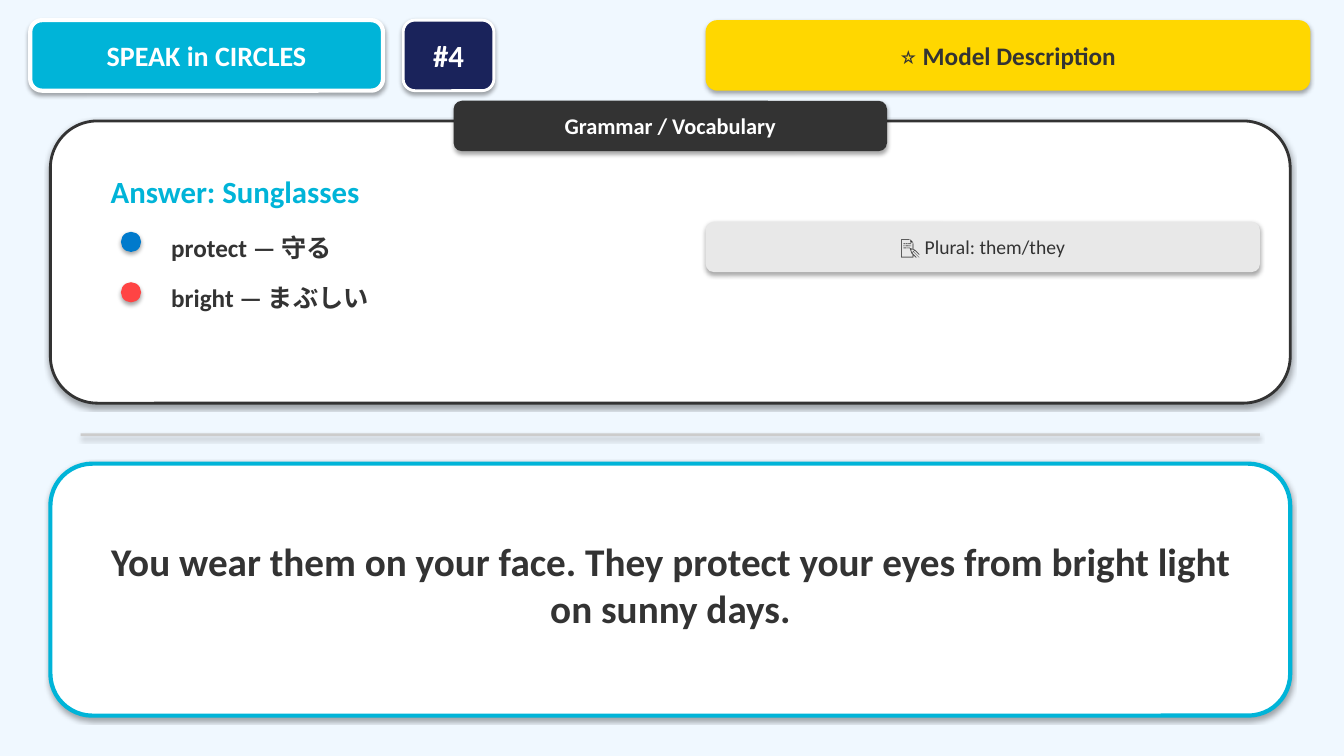
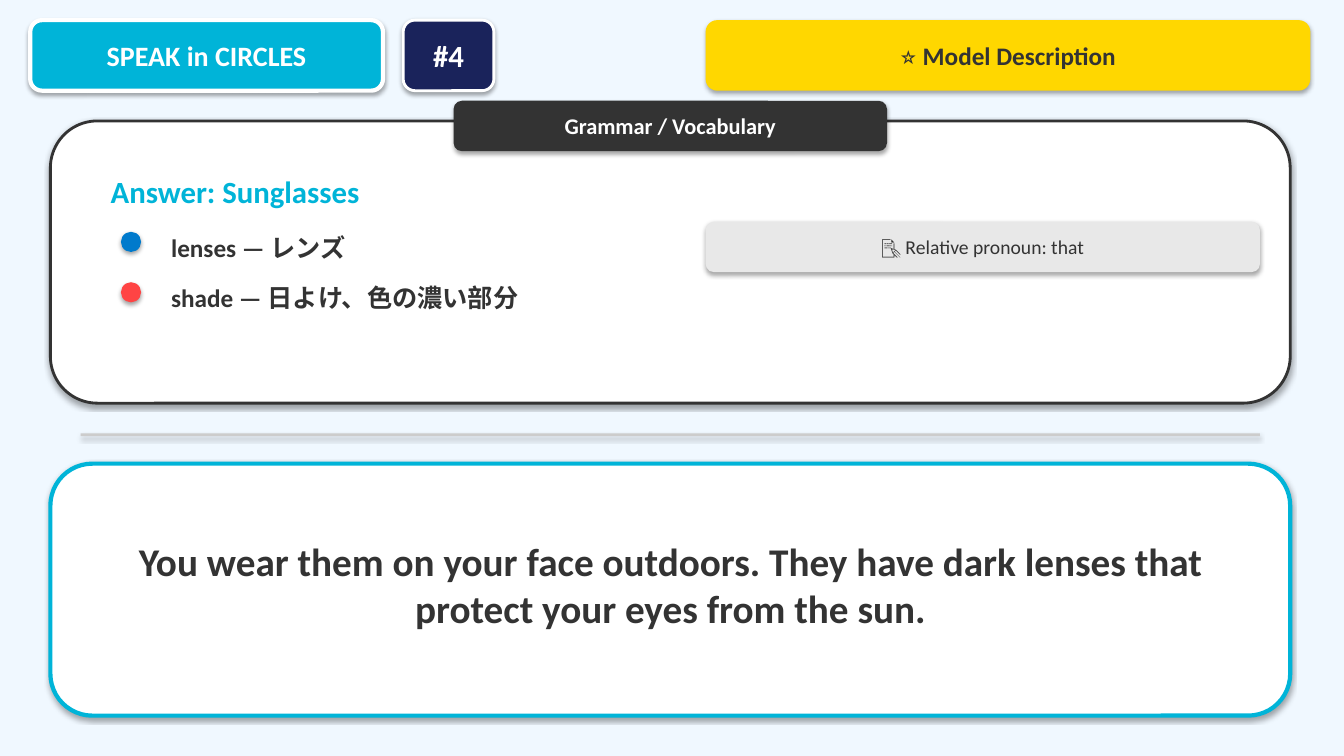
Before and after one commit to macsa2ki25-eng/SpecialAigent, a slide deck: slide 13 of Speak_in_Circles_Activity.pptx. Drawn at 1344x756 pixels with LibreOffice and Linux fonts; fonts in the diff are those of the drawing. Boxes give left, top, right and bottom in pixels: in the first picture for what was removed or moved away, otherwise in the second. Text is boxed around its words. In the diff, an @@ line names an element or a change of style, - is before the commit and + after.

```diff
--- a/Speak_in_Circles_Activity.pptx
+++ b/Speak_in_Circles_Activity.pptx
@@ text at box(171, 235, 346, 259): text changed @@
-protect — 守る
+lenses — レンズ
@@ text in rounded rectangle at box(905, 240, 1084, 257): text changed @@
-📝 Plural: them/they
+📝 Relative pronoun: that
@@ text at box(171, 285, 519, 310): text changed @@
-bright — まぶしい
+shade — 日よけ、色の濃い部分
@@ text at box(139, 548, 1202, 629): text changed @@
-You wear them on your face. They protect your eyes from bright light on sunny days.
+You wear them on your face outdoors. They have dark lenses that protect your eyes from the sun.
```
Also in this commit, not shown: 30 other slides changed, 1 other file.
